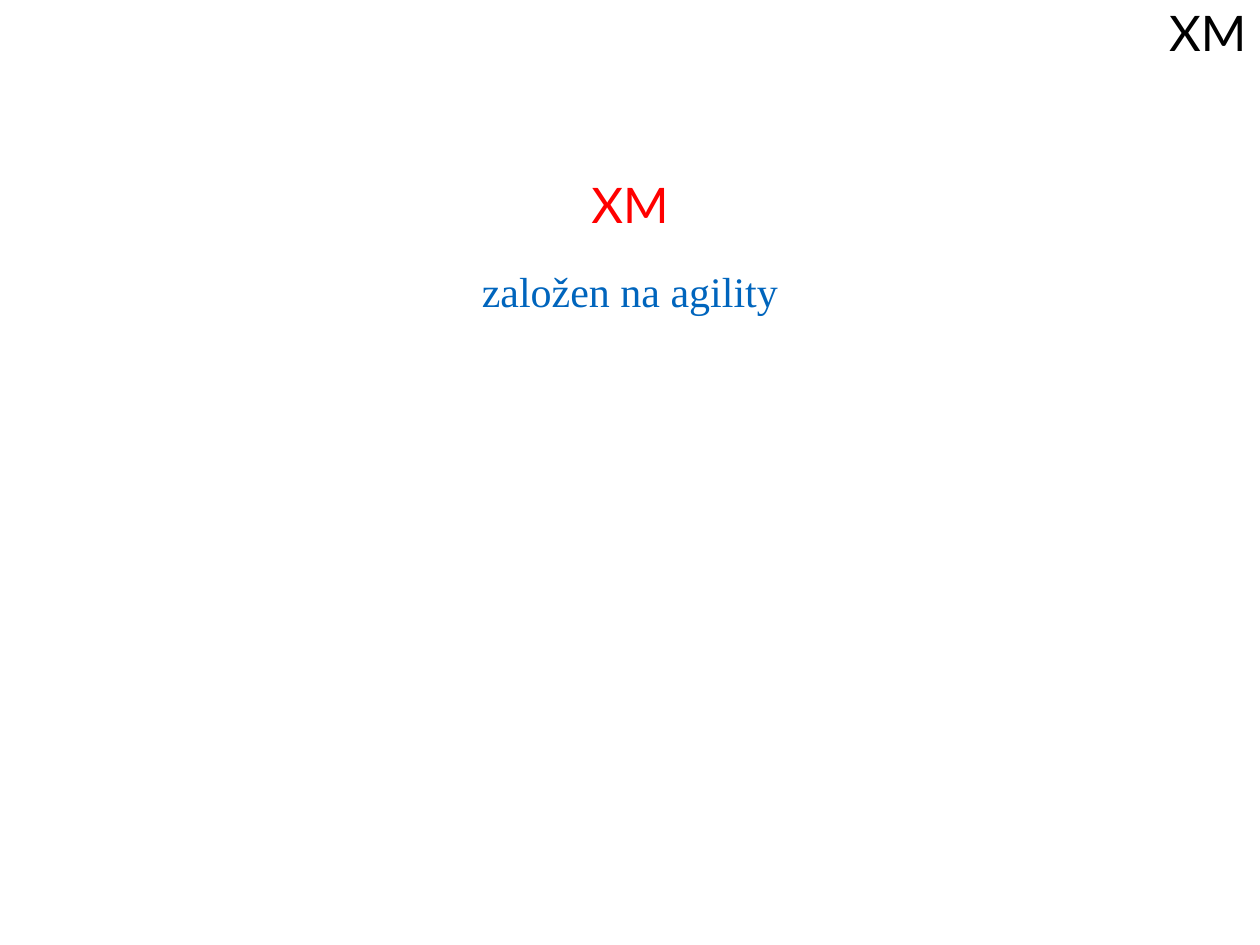
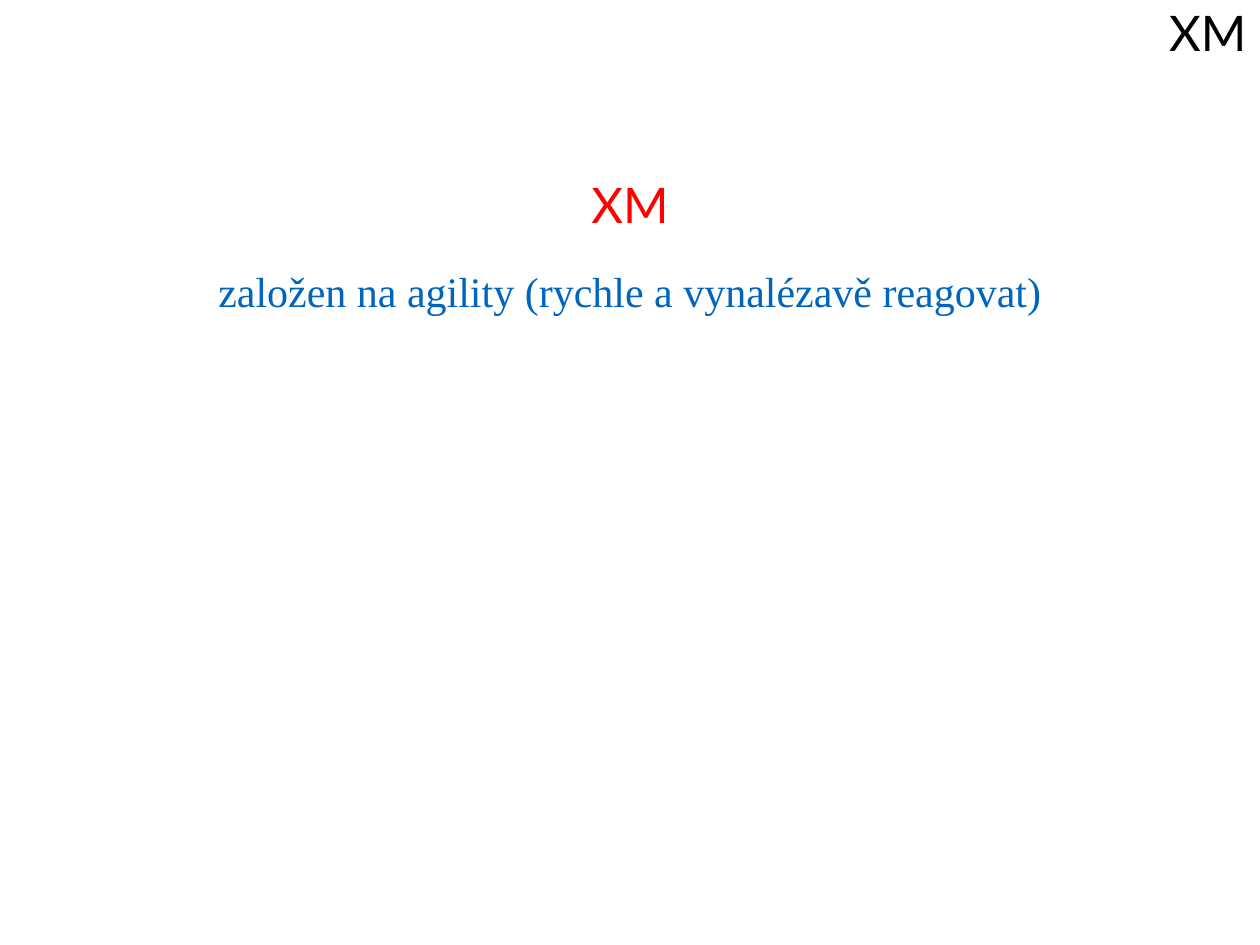
Before and after one commit to ZiipSi/tpr, a slide deck: slide 36 of source/files/prezentace_sem.pptx. Drawn at 1260x945 pixels with LibreOffice and Linux fonts; fonts in the diff are those of the drawing; background and template pictures are left out. Boxes give left, top, right and bottom in pixels: in the first picture for what was removed or moved away, otherwise in the second. Text is boxed around its words. In the diff, an @@ line names an element or a change of style, - is before the commit and + after.

```diff
--- a/source/files/prezentace_sem.pptx
+++ b/source/files/prezentace_sem.pptx
@@ text at <box>218,277,1041,316</box>: text changed @@
-založen na agility
+založen na agility (rychle a vynalézavě reagovat)
```
Also in this commit, not shown: 4 other slides changed, 1 other file.
